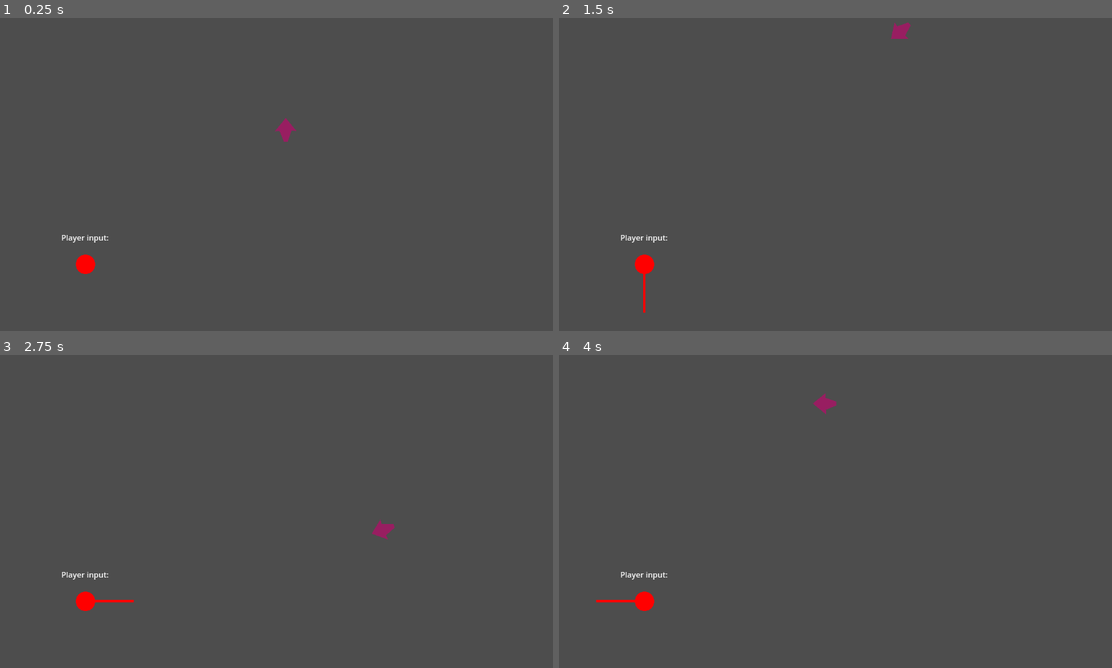
Above: before the commit, frames 1-4 (two rows, left to right).
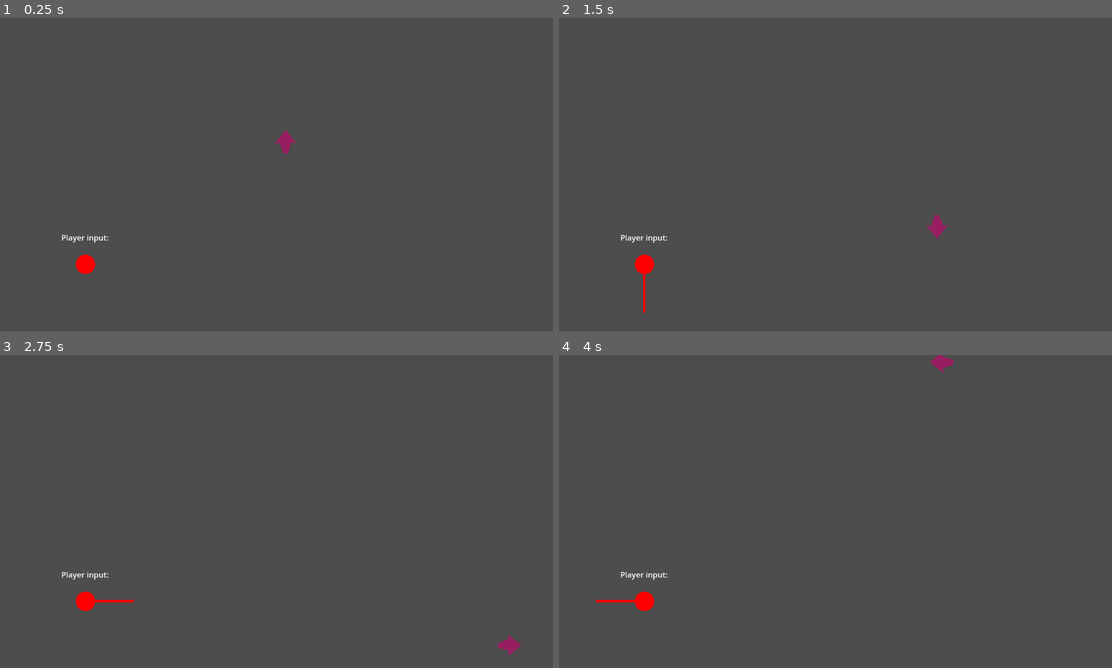
Above: after the commit, the same moments.

Repository: IwailerI/micro-jam-colors
Game: Godot game, scene res://scenes/level/level.tscn
The game is run twice, just before and just after one commit, with the same random seed, the same clock (stepped at 60 frames per second) and the same inputs.
Inputs:
- Up to frame 1 (0.25 s): no input
- Up to frame 2 (1.5 s): hold D (movement_right) 0.53-1.28 s; hold Space (throttle, bound only after the commit) 0.53-1.28 s; hold S (movement_down) from 1.28 s (still down); tap Space (throttle, bound only after the commit) at 1.35 s
- Up to frame 3 (2.75 s): release S (movement_down) at 2.03 s; hold D (movement_right) from 2.03 s (still down); hold Space (throttle, bound only after the commit) from 2.03 s (still down)
- Up to frame 4 (4 s): release D (movement_right) at 2.78 s; release Space (throttle, bound only after the commit) at 2.78 s; hold W (movement_up) 2.78-3.53 s; tap Space (throttle, bound only after the commit) at 2.85 s; hold A (movement_left) from 3.53 s (still down); hold Space (throttle, bound only after the commit) from 3.53 s (still down)

The runs differ from the first frame. In frame 1, 0.2% of the frame differs, in the area x 49-54%, y 32-44%; in frame 2, 0.3%, in the area x 60-71%, y 1-71%; in frame 3, 0.3%; in frame 4, 0.3%.

Commit message:
add acceleration on space

Diff:
--- a/objects/player/player.gd
+++ b/objects/player/player.gd
@@ -6,16 +6,27 @@
 }
 
 @export var collision_algo := CollisionAlgo.BOUNCE
-@export var rotation_speed := PI
-@export var ground_speed := 200.0
+@export var rotation_speed: float = PI
+@export var base_speed: float = 150.0
+@export var max_speed: float = 500.0
+@export var throttle_acceleration: float = 50.0
+@export var passive_acceleration: float = -25.0 # deceleration when not pressing throttle
 
 @onready var radius := ($CollisionShape2D.shape as CircleShape2D).radius
 
 var direction: float = -PI * 0.5
-
+@onready var speed: float = base_speed
 
 func _physics_process(delta: float) -> void:
+	# handling throttle
+	var throttle_pressed := Input.is_action_pressed("throttle")
+	var acceleration: float = throttle_acceleration if throttle_pressed else passive_acceleration
+	speed = clamp(speed + acceleration * delta, base_speed, max_speed)
+	print(speed)
+
+	# handling direction
 	var inp := Input.get_vector("movement_left", "movement_right", "movement_up", "movement_down")
+
 	var wanted_angle := 0.0
 	if inp.is_zero_approx():
 		wanted_angle = direction
@@ -27,9 +38,9 @@
 
 	direction = rotate_toward(direction, wanted_angle, rotation_speed * delta)
 
+	var left := speed * delta
 	$Polygon2D.rotation = direction + PI * 0.5
 
-	var left := ground_speed * delta
 
 	for i: int in 32:
 		var col := move_and_collide(Vector2.from_angle(direction) * left)
@@ -49,7 +60,7 @@
 				if absf(angle_difference(wall_angle, direction)) < absf(angle_difference(-wall_angle, direction)):
 					direction = wall_angle + deflect
 				elif absf(angle_difference(wall_angle, direction)) > absf(angle_difference(-wall_angle, direction)):
-					direction = -wall_angle - deflect
+					direction = - wall_angle - deflect
 				else:
 					direction = wall_angle + deflect if randi() % 2 == 0 else -wall_angle - deflect
 
--- a/project.godot
+++ b/project.godot
@@ -60,3 +60,8 @@
 , Object(InputEventJoypadMotion,"resource_local_to_scene":false,"resource_name":"","device":-1,"axis":1,"axis_value":1.0,"script":null)
 ]
 }
+throttle={
+"deadzone": 0.2,
+"events": [Object(InputEventKey,"resource_local_to_scene":false,"resource_name":"","device":-1,"window_id":0,"alt_pressed":false,"shift_pressed":false,"ctrl_pressed":false,"meta_pressed":false,"pressed":false,"keycode":0,"physical_keycode":32,"key_label":0,"unicode":32,"location":0,"echo":false,"script":null)
+]
+}
--- a/scenes/level/level.tscn
+++ b/scenes/level/level.tscn
@@ -12,6 +12,10 @@
 
 [node name="Player" parent="." instance=ExtResource("1_jww0w")]
 position = Vector2(591, 333)
+base_speed = 300.0
+max_speed = 800.0
+throttle_acceleration = 1000.0
+passive_acceleration = -200.0
 
 [node name="InputDirection" parent="." instance=ExtResource("2_nbgty")]
 position = Vector2(177, 510)
